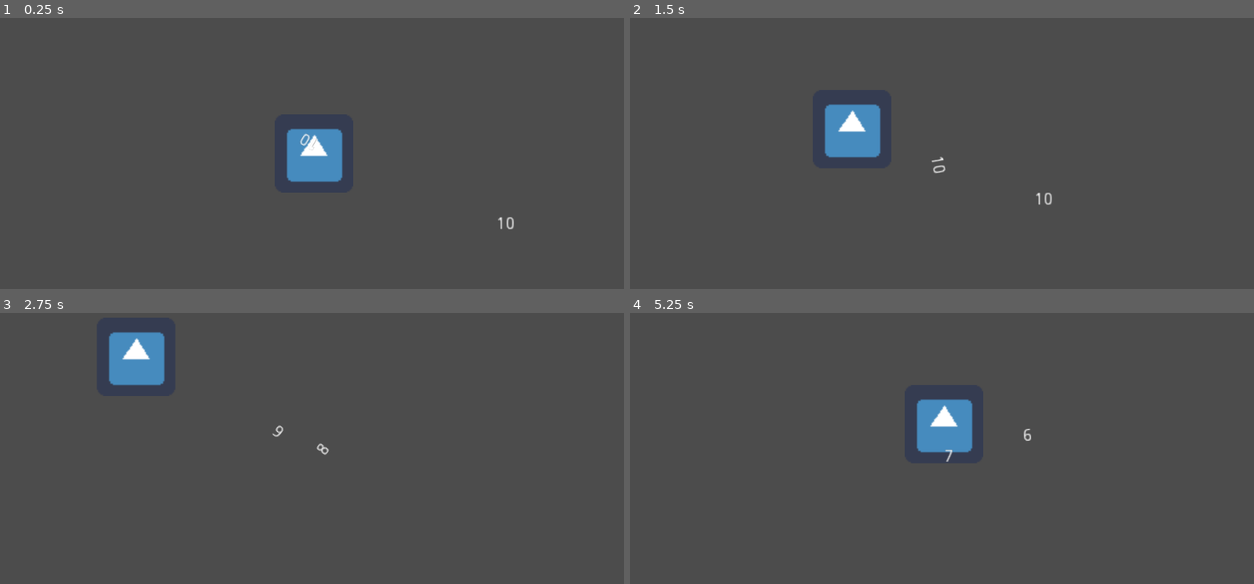
Above: before the commit, frames 1-4 (two rows, left to right).
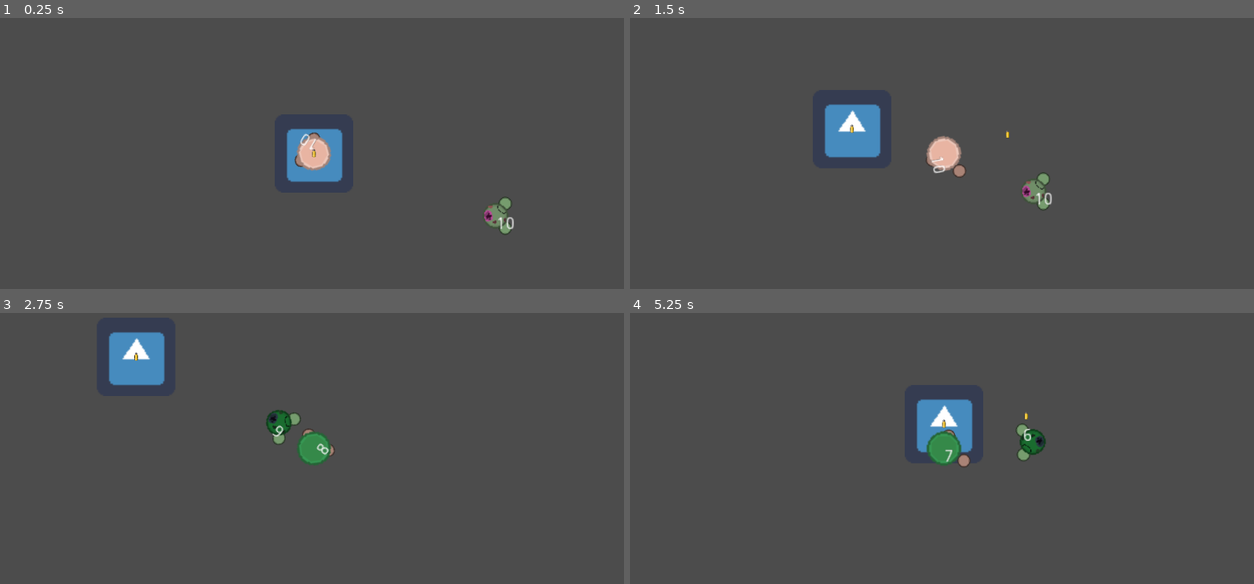
Above: after the commit, the same moments.

Repository: Panda248/Hu-Yang-Yoyale
Game: Godot game, scene res://World.tscn
Same seed, same stepped clock (60 frames per second), same inputs: the game is played once before the commit and once after it. The engine's default icon, where the game draws it, is replaced by a stand-in: a white triangle on a blue panel in a dark square.
Inputs (mouse positions are in pixels of both pictures, inside the frame that each line leads up to):
- Up to frame 1 (0.25 s): no input
- Up to frame 2 (1.5 s): tap Enter at 0.5 s; move the mouse to (1135, 229) at 0.52 s; hold Right (ui_right) 0.53-1.28 s; click (1135, 229) at 0.6 s; move the mouse to (948, 167) at 1.27 s; hold Down (ui_down) from 1.28 s (still down); click (948, 167) at 1.35 s
- Up to frame 3 (2.75 s): move the mouse to (374, 367) at 2.02 s; release Down (ui_down) at 2.03 s; hold Right (ui_right) from 2.03 s (still down); click (374, 367) at 2.1 s
- Up to frame 4 (5.25 s): move the mouse to (910, 521) at 2.77 s; release Right (ui_right) at 2.78 s; hold Up (ui_up) 2.78-3.53 s; click (910, 521) at 2.85 s; move the mouse to (1135, 502) at 3.52 s; hold Left (ui_left) 3.53-5.03 s; click (1135, 502) at 3.6 s; move the mouse to (754, 394) at 4.27 s; click (754, 394) at 4.35 s; move the mouse to (973, 448) at 5.02 s; hold Down (ui_down) from 5.03 s (still down); click (973, 448) at 5.1 s

The runs differ from the first frame. In frame 1, 0.9% of the frame differs, in the area x 47-83%, y 42-81%; in frame 2, 1.0%; in frame 3, 1.0%; in frame 4, 1.1%, in the area x 47-67%, y 36-57%.

Commit message:
sprites updated

Diff:
--- a/Bullet.tscn
+++ b/Bullet.tscn
@@ -1,14 +1,20 @@
-[gd_scene load_steps=3 format=2]
+[gd_scene load_steps=4 format=2]
 
 [ext_resource path="res://Bullet.gd" type="Script" id=1]
+[ext_resource path="res://res/exported/Bullet.png" type="Texture" id=2]
 
-[sub_resource type="CircleShape2D" id=1]
-radius = 4.47214
+[sub_resource type="CapsuleShape2D" id=1]
+radius = 5.5521
+height = 11.9873
 
 [node name="Bullet" type="Area2D"]
+scale = Vector2( 0.693175, 1 )
 script = ExtResource( 1 )
 
 [node name="CollisionShape2D" type="CollisionShape2D" parent="."]
+scale = Vector2( 0.259836, 0.259836 )
 shape = SubResource( 1 )
 
 [node name="Sprite" type="Sprite" parent="."]
+scale = Vector2( 0.215053, 0.215053 )
+texture = ExtResource( 2 )
--- a/Enemy.tscn
+++ b/Enemy.tscn
@@ -1,8 +1,9 @@
-[gd_scene load_steps=9 format=2]
+[gd_scene load_steps=10 format=2]
 
 [ext_resource path="res://Enemy.gd" type="Script" id=1]
 [ext_resource path="res://HurtBox.gd" type="Script" id=2]
-[ext_resource path="res://Fists.tscn" type="PackedScene" id=3]
+[ext_resource path="res://res/exported/Zombie.png" type="Texture" id=3]
+[ext_resource path="res://Fists.tscn" type="PackedScene" id=5]
 
 [sub_resource type="CircleShape2D" id=1]
 
@@ -34,8 +35,11 @@
 script = ExtResource( 1 )
 
 [node name="Body" type="CollisionShape2D" parent="."]
-modulate = Color( 0.282353, 0.764706, 0.435294, 1 )
 shape = SubResource( 1 )
+
+[node name="Sprite" type="Sprite" parent="Body"]
+scale = Vector2( 0.755848, 0.749218 )
+texture = ExtResource( 3 )
 
 [node name="HurtBox" type="Area2D" parent="."]
 visible = false
@@ -52,7 +56,8 @@
 [node name="CollisionShape2D" type="CollisionShape2D" parent="FOV"]
 shape = SubResource( 2 )
 
-[node name="Fists" parent="." instance=ExtResource( 3 )]
+[node name="Fists" parent="." instance=ExtResource( 5 )]
+modulate = Color( 0.635294, 0.839216, 0.592157, 1 )
 position = Vector2( 8, 0 )
 rotation = 1.5708
 
--- a/Fists.tscn
+++ b/Fists.tscn
@@ -1,7 +1,8 @@
-[gd_scene load_steps=8 format=2]
+[gd_scene load_steps=10 format=2]
 
 [ext_resource path="res://HitBox.gd" type="Script" id=1]
 [ext_resource path="res://Fists.gd" type="Script" id=2]
+[ext_resource path="res://res/exported/Hand.png" type="Texture" id=3]
 
 [sub_resource type="CircleShape2D" id=1]
 radius = 5.0
@@ -12,6 +13,10 @@
 [sub_resource type="CapsuleShape2D" id=7]
 radius = 8.0
 height = 6.0
+
+[sub_resource type="CapsuleShape2D" id=3]
+radius = 8.0
+height = 0.0
 
 [sub_resource type="Animation" id=4]
 resource_name = "attackLeft"
@@ -51,7 +56,7 @@
 "times": PoolRealArray( 0 ),
 "transitions": PoolRealArray( 1 ),
 "update": 1,
-"values": [ SubResource( 7 ) ]
+"values": [ SubResource( 3 ) ]
 }
 tracks/3/type = "value"
 tracks/3/path = NodePath("HitBox/CollisionShape2D:disabled")
@@ -75,19 +80,7 @@
 "times": PoolRealArray( 0 ),
 "transitions": PoolRealArray( 1 ),
 "update": 0,
-"values": [ Vector2( -10, -11 ) ]
-}
-tracks/5/type = "value"
-tracks/5/path = NodePath("HitBox/CollisionShape2D:position")
-tracks/5/interp = 1
-tracks/5/loop_wrap = true
-tracks/5/imported = false
-tracks/5/enabled = true
-tracks/5/keys = {
-"times": PoolRealArray(  ),
-"transitions": PoolRealArray(  ),
-"update": 0,
-"values": [  ]
+"values": [ Vector2( -10, -14 ) ]
 }
 
 [sub_resource type="Animation" id=5]
@@ -128,7 +121,7 @@
 "times": PoolRealArray( 0 ),
 "transitions": PoolRealArray( 1 ),
 "update": 1,
-"values": [ SubResource( 7 ) ]
+"values": [ SubResource( 3 ) ]
 }
 tracks/3/type = "value"
 tracks/3/path = NodePath("HitBox/CollisionShape2D:disabled")
@@ -152,19 +145,28 @@
 "times": PoolRealArray( 0 ),
 "transitions": PoolRealArray( 1 ),
 "update": 0,
-"values": [ Vector2( 10, -11 ) ]
+"values": [ Vector2( 10, -14 ) ]
 }
 
 [node name="Fists" type="Area2D"]
+show_behind_parent = true
 script = ExtResource( 2 )
 
 [node name="RightFIst" type="CollisionShape2D" parent="."]
 position = Vector2( 10, 0 )
 shape = SubResource( 1 )
 
+[node name="Sprite" type="Sprite" parent="RightFIst"]
+scale = Vector2( 0.403271, 0.383996 )
+texture = ExtResource( 3 )
+
 [node name="LeftFist" type="CollisionShape2D" parent="."]
 position = Vector2( -10, 0 )
 shape = SubResource( 2 )
+
+[node name="Sprite" type="Sprite" parent="LeftFist"]
+scale = Vector2( 0.4, 0.4 )
+texture = ExtResource( 3 )
 
 [node name="HitBox" type="Area2D" parent="."]
 unique_name_in_owner = true
--- a/Player.tscn
+++ b/Player.tscn
@@ -1,8 +1,9 @@
-[gd_scene load_steps=8 format=2]
+[gd_scene load_steps=9 format=2]
 
 [ext_resource path="res://Player.gd" type="Script" id=1]
 [ext_resource path="res://Bullet.tscn" type="PackedScene" id=2]
 [ext_resource path="res://Fists.tscn" type="PackedScene" id=3]
+[ext_resource path="res://res/exported/Player.png" type="Texture" id=4]
 [ext_resource path="res://HurtBox.gd" type="Script" id=5]
 
 [sub_resource type="CircleShape2D" id=1]
@@ -30,10 +31,14 @@
 Bullet = ExtResource( 2 )
 
 [node name="Body" type="CollisionShape2D" parent="."]
-modulate = Color( 0.905882, 0.956863, 0.305882, 1 )
+scale = Vector2( 1.00233, 1 )
 shape = SubResource( 1 )
 
+[node name="Sprite" type="Sprite" parent="Body"]
+texture = ExtResource( 4 )
+
 [node name="Camera2D" type="Camera2D" parent="."]
+scale = Vector2( 0.995347, 0.978982 )
 current = true
 zoom = Vector2( 0.5, 0.5 )
 
@@ -41,6 +46,8 @@
 position = Vector2( 13, 6 )
 
 [node name="Fists" parent="." instance=ExtResource( 3 )]
+modulate = Color( 0.913725, 0.709804, 0.639216, 1 )
+show_behind_parent = true
 position = Vector2( 6, 0 )
 rotation = 1.5708
 
Binary file added: res/exported/Bullet.png
Not shown, added: res/exported/Bullet.png.import
Binary file added: res/exported/Hand.png
Not shown, added: res/exported/Hand.png.import
Binary file added: res/exported/Player.png
Not shown, added: res/exported/Player.png.import
Binary file added: res/exported/Zombie.png
Not shown, added: res/exported/Zombie.png.import
Binary file added: res/exported/ZombieHands.png
Not shown, added: res/exported/ZombieHands.png.import
Binary file added: res/source/Bullet.aseprite
Binary file added: res/source/Hand.aseprite
(and 3 more such lines)
